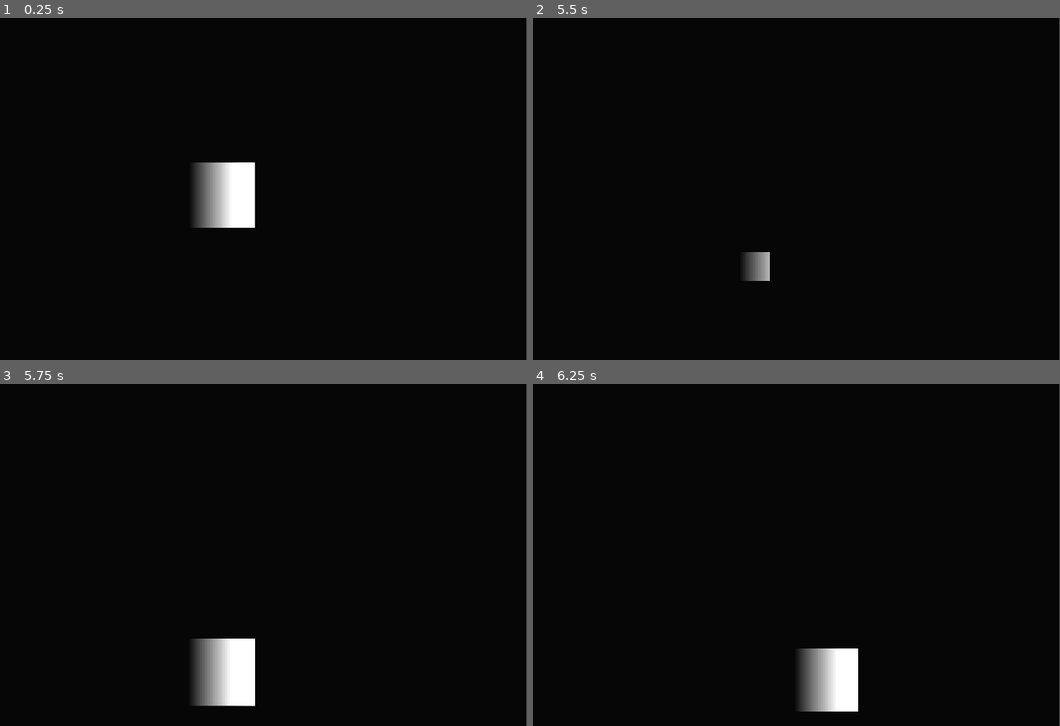
Above: before the commit, frames 1-4 (two rows, left to right).
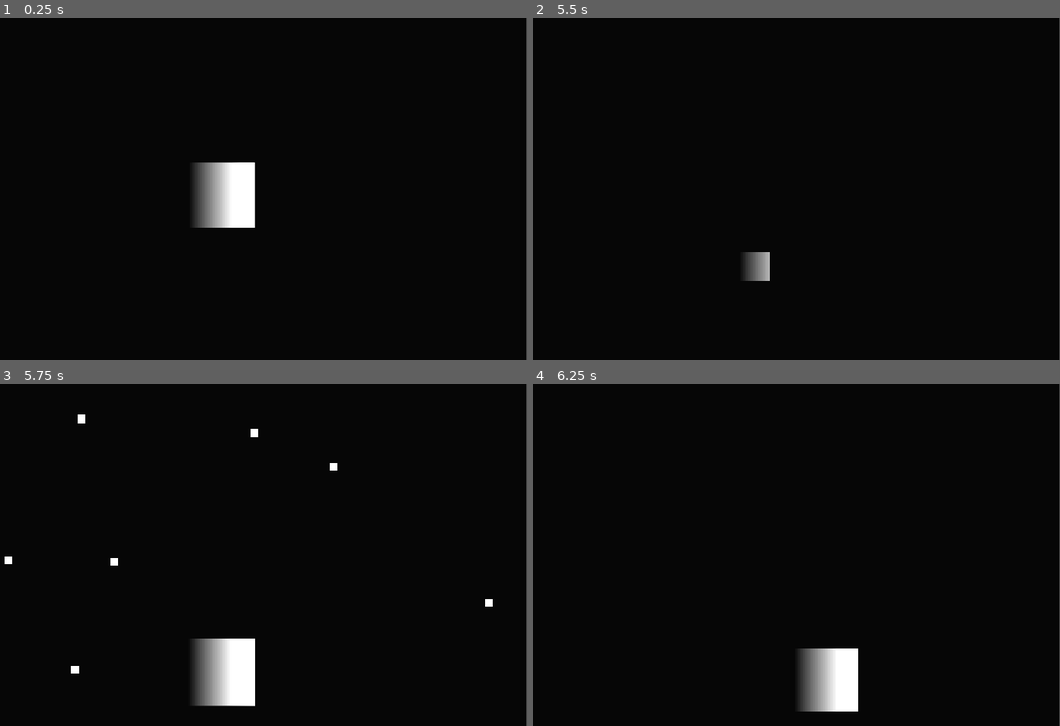
Above: after the commit, the same moments.

Repository: shreysthverma-cloud/syntax-error-2026
Game: Godot game, scene res://main.tscn
Same seed, same stepped clock (60 frames per second), same inputs: the game is played once before the commit and once after it.
Inputs:
- Up to frame 1 (0.25 s): no input
- Up to frame 2 (5.5 s): hold Right (ui_right) 0.53-1.28 s; hold Down (ui_down) 1.28-2.03 s; hold Right (ui_right) 2.03-2.78 s; hold Up (ui_up) 2.78-3.53 s; hold Left (ui_left) 3.53-5.03 s; hold Down (ui_down) from 5.03 s (still down)
- Up to frame 3 (5.75 s): keep holding Down (ui_down)
- Up to frame 4 (6.25 s): release Down (ui_down) at 5.78 s; hold Right (ui_right) from 5.78 s (still down)

Frames 1-2 are identical in both runs. In frame 3, 0.2% of the frame differs, in the area x 0-94%, y 8-85%; in frame 4, nothing differs.

Commit message:
flasin of batteries

Diff:
--- a/battery.gd
+++ b/battery.gd
@@ -1,10 +1,29 @@
 extends Area2D
+
+func _ready():
+	add_to_group("batteries")
+	# Force the battery to hide as soon as it spawns
+	$Sprite2D.hide()
+
+func flash():
+	# Show the sprite and force its color back to normal (white) in case it was darkened
+	$Sprite2D.show()
+	$Sprite2D.modulate = Color(1, 1, 1, 1)
+
+	await get_tree().create_timer(0.5).timeout
+
+	$Sprite2D.hide()
 
 func _on_body_entered(body):
 	if body.has_method("recharge_battery"):
 		body.recharge_battery()
 
-		# Tell the main scene to spawn a new battery
+		# Remove THIS battery from the group so it doesn't try to flash while being destroyed
+		remove_from_group("batteries")
+
+		# Tell the remaining batteries to flash
+		get_tree().call_group("batteries", "flash")
+
 		if get_parent().has_method("spawn_battery"):
 			get_parent().spawn_battery()
 
--- a/battery.tscn
+++ b/battery.tscn
@@ -1,6 +1,9 @@
 [gd_scene format=3 uid="uid://52fvk7udi4fs"]
 
 [ext_resource type="Script" uid="uid://j0jyblju0g8u" path="res://battery.gd" id="1_0ps0c"]
+
+[sub_resource type="CanvasItemMaterial" id="CanvasItemMaterial_h2yge"]
+light_mode = 1
 
 [sub_resource type="CanvasTexture" id="CanvasTexture_3rxty"]
 
@@ -13,6 +16,7 @@
 [node name="Sprite2D" type="Sprite2D" parent="." unique_id=723125726]
 visible = false
 modulate = Color(0, 0.24071288, 0, 1)
+material = SubResource("CanvasItemMaterial_h2yge")
 scale = Vector2(30, 30)
 texture = SubResource("CanvasTexture_3rxty")
 
